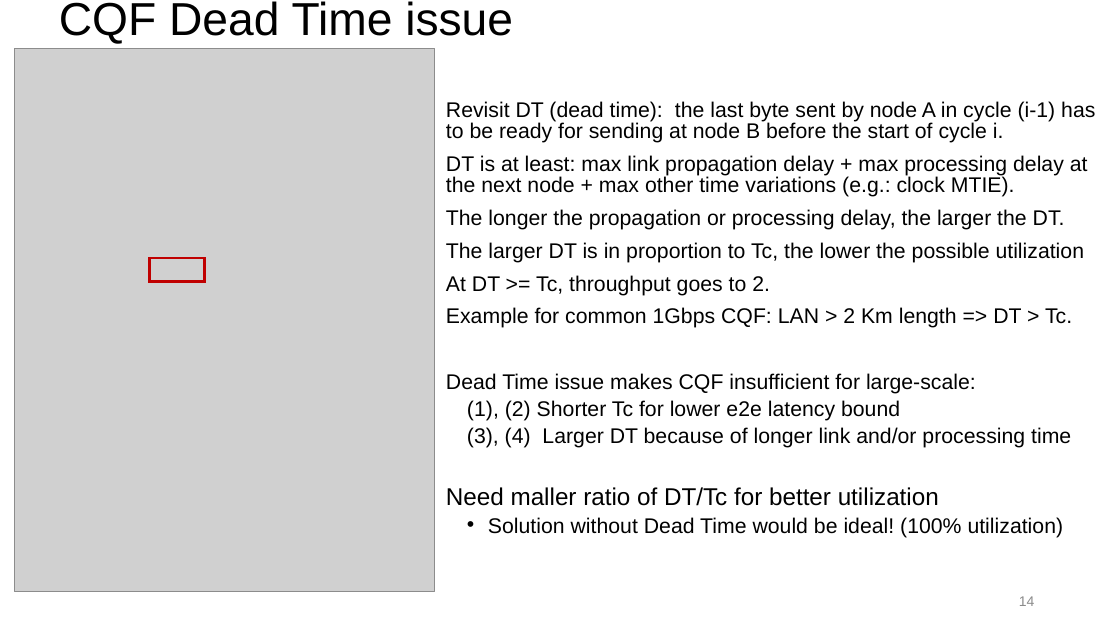
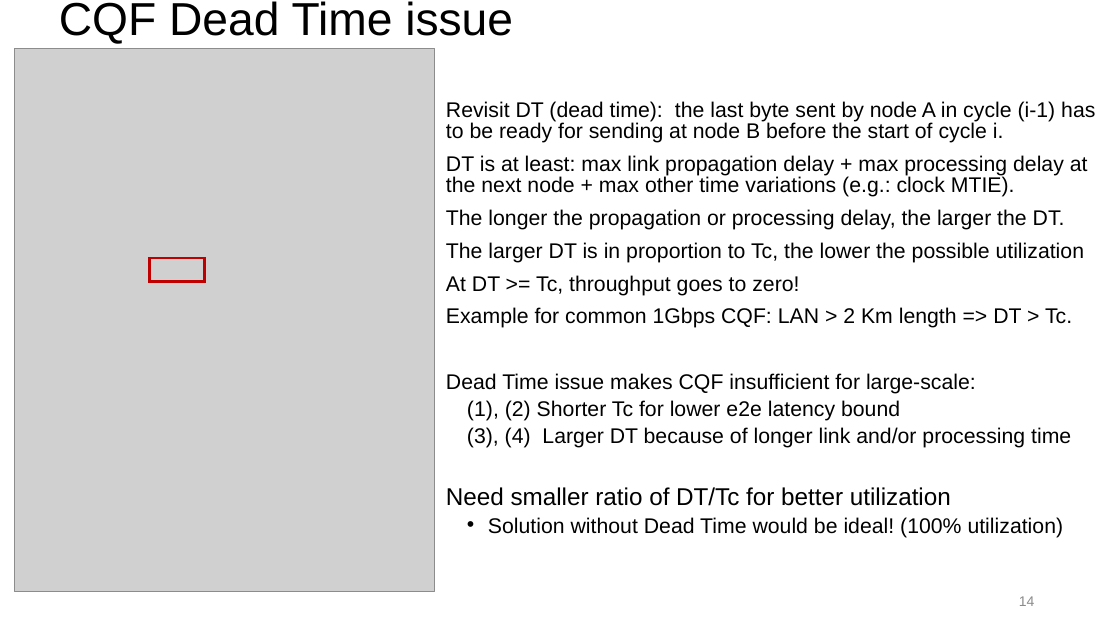
Before and after one commit to toerless/detnet, a slide deck: slide 14 of tcqf-slides.pptx. Drawn at 1120x630 pixels with LibreOffice and Linux fonts; fonts in the diff are those of the drawing; grey boxes stand for pictures. Boxes give left, top, right and bottom in pixels: in the first picture for what was removed or moved away, otherwise in the second. Text is boxed around its words. In the diff, an @@ line names an element or a change of style, - is before the commit and + after.

```diff
--- a/tcqf-slides.pptx
+++ b/tcqf-slides.pptx
@@ text at box(446, 275, 799, 296): text changed @@
-• At DT >= Tc, throughput goes to 2.
+• At DT >= Tc, throughput goes to zero!
@@ text at box(446, 487, 951, 506): text changed @@
-• Need maller ratio of DT/Tc for better utilization
+• Need smaller ratio of DT/Tc for better utilization
```
Also in this commit, not shown: 8 other slides changed, 5 slides added.
